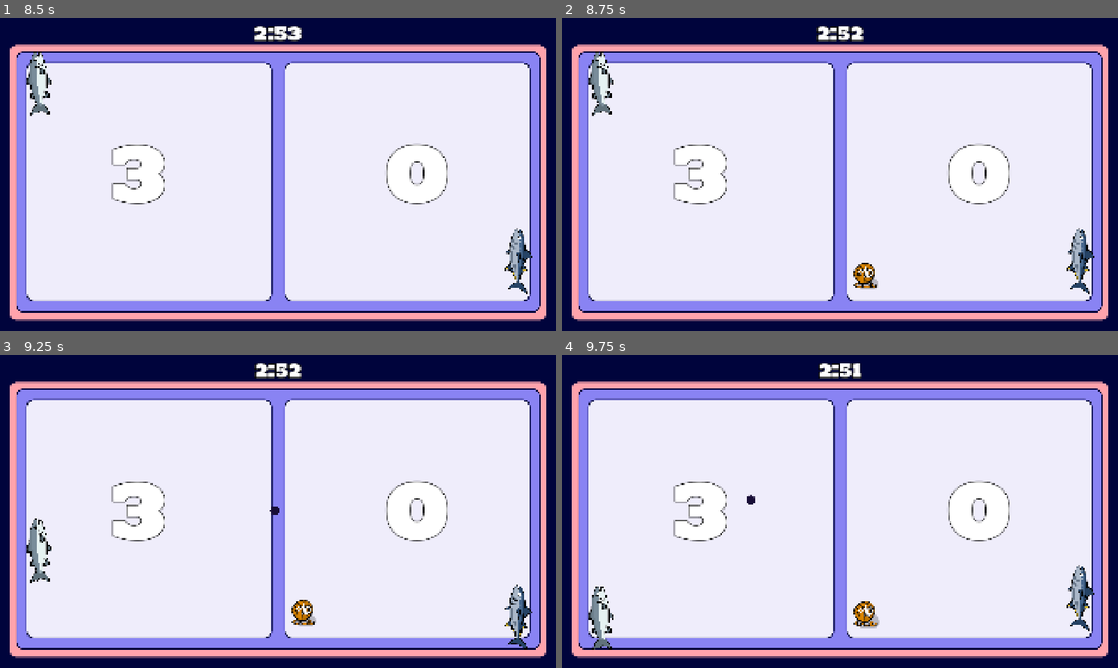
Above: before the commit, frames 1-4 (two rows, left to right).
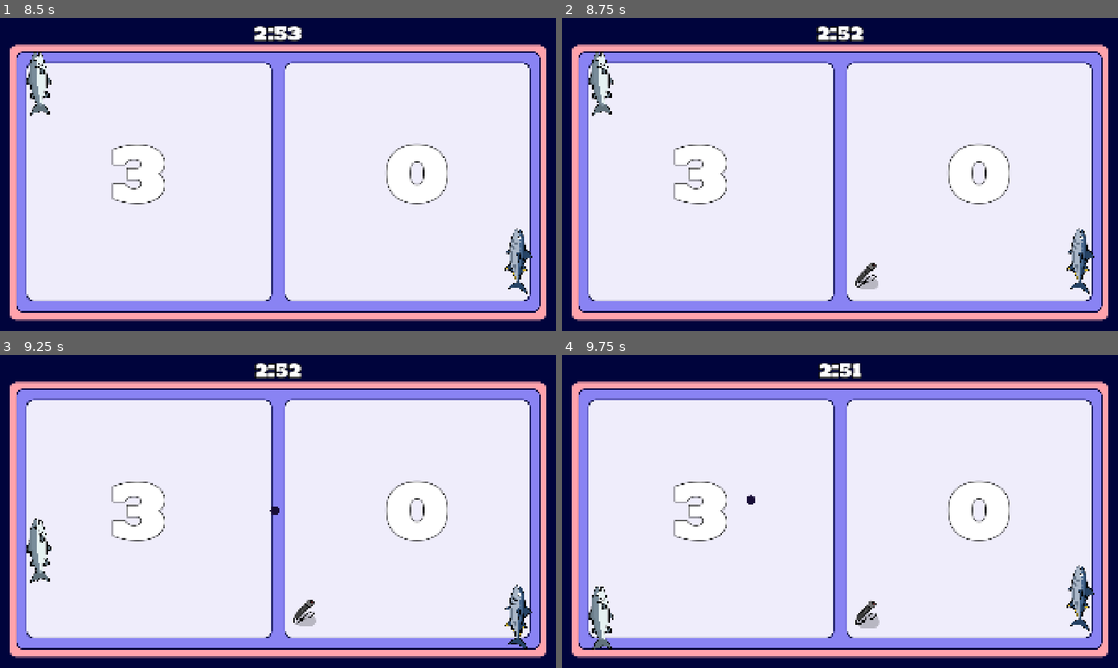
Above: after the commit, the same moments.

Repository: Jurinich/GDSG-WS-semester-project
Game: Godot game, scene res://scenes/main_menu.tscn
The game is run twice, just before and just after one commit, with the same random seed, the same clock (stepped at 60 frames per second) and the same inputs.
Inputs (mouse positions are in pixels of both pictures, inside the frame that each line leads up to):
- Up to frame 1 (8.5 s): click "Start Game" at 0.5 s; tap Enter at 1.25 s; move the mouse to (400, 158) at 1.27 s; hold W (upP1) 1.28-2.03 s; hold Down (downP2) 1.28-2.03 s; move the mouse to (166, 190) at 2.02 s; hold S (downP1) 2.03-2.78 s; tap Up (upP2) every 1.5 s from 2.1 to 8.1 s; move the mouse to (333, 105) at 2.77 s; hold Down (downP2) 2.78-3.53 s; hold W (upP1) 2.78-4.28 s; move the mouse to (250, 237) at 3.52 s; move the mouse to (444, 221) at 4.27 s; hold Down (downP2) 4.28-5.03 s; hold S (downP1) 4.28-6.53 s; move the mouse to (111, 127) at 5.02 s; move the mouse to (305, 174) at 5.77 s; hold Down (downP2) 5.78-6.53 s; tap Space at 6.5 s; move the mouse to (194, 96) at 6.52 s; hold W (upP1) from 6.53 s (still down); move the mouse to (400, 158) at 7.27 s; hold Down (downP2) 7.28-8.03 s; move the mouse to (166, 190) at 8.02 s
- Up to frame 2 (8.75 s): keep holding W (upP1)
- Up to frame 3 (9.25 s): move the mouse to (333, 442) at 8.77 s; release W (upP1) at 8.78 s; hold S (downP1) from 8.78 s (still down); hold Down (downP2) from 8.78 s (still down)
- Up to frame 4 (9.75 s): keep holding S (downP1); move the mouse to (812, 574) at 9.52 s; release Down (downP2) at 9.53 s; tap Up (upP2) at 9.6 s

Frame 1 is identical in both runs. In frame 2, 0.3% of the frame differs, in the area x 52-57%, y 78-87%; in frame 3, 0.3%; in frame 4, 0.3%.

Commit message:
add laser pointer item

Diff:
--- /dev/null
+++ b/gdsg-semester-project-w-2025-/resources/LaserPointer.tres
@@ -0,0 +1,10 @@
+[gd_resource type="Resource" script_class="ItemData" format=3 uid="uid://sw61sqbvio2a"]
+
+[ext_resource type="Script" uid="uid://cjxfeo0s5d5yr" path="res://scripts/items/item_data.gd" id="1_s407s"]
+[ext_resource type="Texture2D" uid="uid://rgka0xr01tne" path="res://assets/sprites/Items/laser_pointer.png" id="2_s407s"]
+
+[resource]
+script = ExtResource("1_s407s")
+sprite = ExtResource("2_s407s")
+power_up_effect = "LaserPointer"
+metadata/_custom_type_script = "uid://cjxfeo0s5d5yr"
--- /dev/null
+++ b/gdsg-semester-project-w-2025-/resources/SplitAll2.tres
@@ -0,0 +1,10 @@
+[gd_resource type="Resource" script_class="ItemData" format=3 uid="uid://cdxv14p5rtxsw"]
+
+[ext_resource type="Script" uid="uid://cjxfeo0s5d5yr" path="res://scripts/items/item_data.gd" id="1_3eia4"]
+[ext_resource type="Texture2D" uid="uid://bseq8xtmi1txu" path="res://assets/sprites/Items/yarn_rainbow2.png" id="2_3eia4"]
+
+[resource]
+script = ExtResource("1_3eia4")
+sprite = ExtResource("2_3eia4")
+power_up_effect = "SplitBall2"
+metadata/_custom_type_script = "uid://cjxfeo0s5d5yr"
--- /dev/null
+++ b/gdsg-semester-project-w-2025-/resources/SplitAll3.tres
@@ -0,0 +1,10 @@
+[gd_resource type="Resource" script_class="ItemData" format=3 uid="uid://cgg4yxtv50a14"]
+
+[ext_resource type="Script" uid="uid://cjxfeo0s5d5yr" path="res://scripts/items/item_data.gd" id="1_shpuf"]
+[ext_resource type="Texture2D" uid="uid://dnngrilf5jx2v" path="res://assets/sprites/Items/yarn_rainbow3.png" id="2_shpuf"]
+
+[resource]
+script = ExtResource("1_shpuf")
+sprite = ExtResource("2_shpuf")
+power_up_effect = "SplitBall2"
+metadata/_custom_type_script = "uid://cjxfeo0s5d5yr"
--- /dev/null
+++ b/gdsg-semester-project-w-2025-/resources/laser_paths/path0.tres
@@ -0,0 +1,7 @@
+[gd_resource type="Curve2D" format=3 uid="uid://b5bevshirfuyp"]
+
+[resource]
+_data = {
+"points": PackedVector2Array(0, 0, 0, 0, 154, 907.53656, -321.43726, -30.95834, 321.43726, 30.95834, 638, 511.45068, -237.96182, -86.916885, 237.96182, 86.916885, 1082, 888.3091, 0, 0, 0, 0, 1499, 771.9829)
+}
+point_count = 4
--- /dev/null
+++ b/gdsg-semester-project-w-2025-/resources/laser_paths/path1.tres
@@ -0,0 +1,7 @@
+[gd_resource type="Curve2D" format=3 uid="uid://4mseojxd2b4i"]
+
+[resource]
+_data = {
+"points": PackedVector2Array(-75.16476, -200.14937, 75.16476, 200.14937, 121, 301.87125, -408.55255, 75.90423, 408.55255, -75.90423, 895, 492.2232, 0, 0, 0, 0, 1458, 689.3048)
+}
+point_count = 3
--- /dev/null
+++ b/gdsg-semester-project-w-2025-/resources/laser_paths/path2.tres
@@ -0,0 +1,7 @@
+[gd_resource type="Curve2D" format=3 uid="uid://dncmpt1r2j0or"]
+
+[resource]
+_data = {
+"points": PackedVector2Array(-204.95055, 74.030785, 0, 0, 343, 210.54079, 0, 0, 0, 0, 628, 754.67816, 0, 0, 0, 0, 885, 335.51932, 0, 0, 0, 0, 1022, 679.69104, 0, 0, 0, 0, 1300, 489.33908)
+}
+point_count = 5
--- /dev/null
+++ b/gdsg-semester-project-w-2025-/resources/laser_paths/path3.tres
@@ -0,0 +1,7 @@
+[gd_resource type="Curve2D" format=3 uid="uid://dwtg8lnqwkgu4"]
+
+[resource]
+_data = {
+"points": PackedVector2Array(-496.89038, 8.28561, 496.89038, -8.28561, 356, 757, -176.68106, 148.12892, 176.68106, -148.12892, 1383, 549)
+}
+point_count = 2
--- /dev/null
+++ b/gdsg-semester-project-w-2025-/resources/laser_paths/path4.tres
@@ -0,0 +1,7 @@
+[gd_resource type="Curve2D" format=3 uid="uid://d2r0k3a3uv8ic"]
+
+[resource]
+_data = {
+"points": PackedVector2Array(-459.79987, -43.070503, 0, 0, 197, 552.78973, 0, 0, 0, 0, 505, 857.54517, 0, 0, 0, 0, 1024, 871.0044, 0, 0, 233.74341, -156.50461, 1387, 700.84125)
+}
+point_count = 4
--- a/gdsg-semester-project-w-2025-/scenes/game.tscn
+++ b/gdsg-semester-project-w-2025-/scenes/game.tscn
@@ -27,6 +27,11 @@
 [ext_resource type="Resource" uid="uid://ckrkxy5ex4x7" path="res://resources/SplitBall10.tres" id="22_qnb83"]
 [ext_resource type="Resource" uid="uid://5m3rckxpy8ua" path="res://resources/SplitBall5.tres" id="22_sgl2t"]
 [ext_resource type="Script" uid="uid://bhm6sk7siveqy" path="res://scripts/items/split_ball.gd" id="23_bt5mj"]
+[ext_resource type="Resource" uid="uid://cdxv14p5rtxsw" path="res://resources/SplitAll2.tres" id="23_pr1ej"]
+[ext_resource type="Resource" uid="uid://cgg4yxtv50a14" path="res://resources/SplitAll3.tres" id="24_05nbr"]
+[ext_resource type="PackedScene" uid="uid://dbl6pvi0yn2rt" path="res://scenes/laser_pointer.tscn" id="24_m4url"]
+[ext_resource type="Resource" uid="uid://sw61sqbvio2a" path="res://resources/LaserPointer.tres" id="25_0sl42"]
+[ext_resource type="Script" uid="uid://cdl2ng8ia0gha" path="res://scripts/items/laser_pointer_item.gd" id="27_05nbr"]
 [ext_resource type="AudioStream" uid="uid://d0xwonisrdwb5" path="res://assets/sounds/Goal Sound.wav" id="28_sww3w"]
 [ext_resource type="Script" uid="uid://d3gneryhnu1kv" path="res://scripts/audioextension.gd" id="29_7025r"]
 [ext_resource type="AudioStream" uid="uid://cl1o4ab4wtbi" path="res://assets/sounds/border sound.wav" id="29_suyxu"]
@@ -101,6 +106,23 @@
 script = ExtResource("15_37s47")
 item = ExtResource("22_qnb83")
 weight = 5.0
+metadata/_custom_type_script = "uid://d2jgn4osg4v7x"
+
+[sub_resource type="Resource" id="Resource_0sl42"]
+script = ExtResource("15_37s47")
+item = ExtResource("23_pr1ej")
+weight = 5.0
+metadata/_custom_type_script = "uid://d2jgn4osg4v7x"
+
+[sub_resource type="Resource" id="Resource_oaba0"]
+script = ExtResource("15_37s47")
+item = ExtResource("24_05nbr")
+weight = 5.0
+metadata/_custom_type_script = "uid://d2jgn4osg4v7x"
+
+[sub_resource type="Resource" id="Resource_458eo"]
+script = ExtResource("15_37s47")
+item = ExtResource("25_0sl42")
 metadata/_custom_type_script = "uid://d2jgn4osg4v7x"
 
 [node name="Game" type="Node2D" unique_id=1886297339]
@@ -259,10 +281,15 @@
 [node name="ItemSpawner" type="Node2D" parent="." unique_id=1014848990]
 position = Vector2(960, 618)
 script = ExtResource("13_ca42v")
-item_drops = Array[ExtResource("15_37s47")]([SubResource("Re …(191 unchanged characters)… e_js0lu"), SubResource("Resource_sww3w")])
+item_drops = Array[ExtResource("15_37s47")]([SubResource("Re …(191 unchanged characters)… e_js0lu"), SubResource("Resource_sww3w"), SubResource("Resource_0sl42"), SubResource("Resource_oaba0"), SubResource("Resource_458eo")])
 item_scene = ExtResource("16_264po")
 
+[node name="LaserPointer" parent="." unique_id=274916930 instance=ExtResource("24_m4url")]
+
 [node name="ItemEffects" type="Node" parent="." unique_id=1580273483 groups=["item_effects"]]
+
+[node name="LaserPointer" type="Node" parent="ItemEffects" unique_id=335343451]
+script = ExtResource("27_05nbr")
 
 [node name="PawFrenzy" type="Node" parent="ItemEffects" unique_id=1745424071]
 script = ExtResource("18_ssvqc")
@@ -291,6 +318,15 @@
 [node name="SplitBall10" type="Node" parent="ItemEffects" unique_id=1048310688]
 script = ExtResource("23_bt5mj")
 split_amount = 10
+
+[node name="SplitAll2" type="Node" parent="ItemEffects" unique_id=1454796815]
+script = ExtResource("23_bt5mj")
+split_all_balls = true
+split_amount = 2
+
+[node name="SplitAll3" type="Node" parent="ItemEffects" unique_id=805975314]
+script = ExtResource("23_bt5mj")
+split_all_balls = true
 
 [node name="Goal Sound" type="AudioStreamPlayer" parent="." unique_id=125741821]
 stream = ExtResource("28_sww3w")
--- /dev/null
+++ b/gdsg-semester-project-w-2025-/scenes/laser_pointer.tscn
@@ -0,0 +1,53 @@
+[gd_scene format=3 uid="uid://dbl6pvi0yn2rt"]
+
+[ext_resource type="Script" uid="uid://coe5qldc6onim" path="res://scripts/laser_pointer.gd" id="1_0fpsi"]
+[ext_resource type="Curve2D" uid="uid://b5bevshirfuyp" path="res://resources/laser_paths/path0.tres" id="2_jt3tt"]
+[ext_resource type="Texture2D" uid="uid://be0mk7l1b1d18" path="res://assets/sprites/laser.png" id="2_mjepj"]
+[ext_resource type="PackedScene" uid="uid://cwwdjsm2bpjkx" path="res://scenes/kitten_paw.tscn" id="3_5pj8a"]
+[ext_resource type="Curve2D" uid="uid://4mseojxd2b4i" path="res://resources/laser_paths/path1.tres" id="3_nvrk8"]
+[ext_resource type="Curve2D" uid="uid://dncmpt1r2j0or" path="res://resources/laser_paths/path2.tres" id="4_scom1"]
+[ext_resource type="Curve2D" uid="uid://dwtg8lnqwkgu4" path="res://resources/laser_paths/path3.tres" id="5_kdy3q"]
+[ext_resource type="Curve2D" uid="uid://d2r0k3a3uv8ic" path="res://resources/laser_paths/path4.tres" id="6_myn0h"]
+
+[sub_resource type="Curve" id="Curve_mjepj"]
+_data = [Vector2(0, 0.50561804), 0.0, 0.40858018, 0, 0, Vector2(1, 1), 0.0, 0.0, 0, 0]
+point_count = 2
+
+[node name="LaserPointer" type="Node2D" unique_id=274916930]
+script = ExtResource("1_0fpsi")
+paths = Array[Curve2D]([ExtResource("2_jt3tt"), ExtResource("3_nvrk8"), ExtResource("4_scom1"), ExtResource("5_kdy3q"), ExtResource("6_myn0h")])
+
+[node name="Line" type="Line2D" parent="." unique_id=556823877]
+visible = false
+points = PackedVector2Array(0, 0, 0, 0)
+width = 20.0
+width_curve = SubResource("Curve_mjepj")
+default_color = Color(0.80784315, 0, 0, 0.5411765)
+begin_cap_mode = 2
+end_cap_mode = 2
+
+[node name="Sprite" type="Sprite2D" parent="." unique_id=2026829126]
+position = Vector2(0, -300)
+rotation = 1.5707964
+scale = Vector2(0.7, 0.7)
+texture = ExtResource("2_mjepj")
+
+[node name="Path" type="Path2D" parent="." unique_id=1196395452]
+curve = ExtResource("6_myn0h")
+
+[node name="Dot" type="PathFollow2D" parent="Path" unique_id=432045609]
+position = Vector2(197, 552.78973)
+rotates = false
+loop = false
+
+[node name="Kitty" type="PathFollow2D" parent="Path" unique_id=1858367327]
+position = Vector2(197, 552.78973)
+rotates = false
+loop = false
+
+[node name="PawWrapper" type="Node2D" parent="Path/Kitty" unique_id=1195941344]
+position = Vector2(0, -1000)
+
+[node name="Paw" parent="Path/Kitty/PawWrapper" unique_id=1350999620 instance=ExtResource("3_5pj8a")]
+position = Vector2(-150, -106)
+rotation = 2.1135938
--- a/gdsg-semester-project-w-2025-/scripts/ball.gd
+++ b/gdsg-semester-project-w-2025-/scripts/ball.gd
@@ -31,7 +31,7 @@
 		launch_ball()
 
 func launch_ball():
-	last_hit_by = null
+	last_hit_by = player_1
 	current_speed = BASE_SPEED
 	var direction = [-1, 1].pick_random()
 	velocity = Vector2(direction, randf_range(-0.5, 0.5)).normalized() * current_speed
@@ -53,6 +53,8 @@
 			if collider is CharacterBody2D:
 				fish_paddle_sound.play()
 				last_hit_by = collider
+				if collider.has_method("hit_animation"):
+					collider.hit_animation()
 
 
 		if check_velocity_threshold():
--- a/gdsg-semester-project-w-2025-/scripts/items/bigger_balls.gd
+++ b/gdsg-semester-project-w-2025-/scripts/items/bigger_balls.gd
@@ -1,5 +1,5 @@
 extends Node
 
-func apply_effect(player: CharacterBody2D, triggering_ball: Ball = null):
+func apply_effect(player: CharacterBody2D, _triggering_ball: Ball = null):
 	print(player.name, " used the Bigger Balls")
 	get_tree().call_group("balls", "scale_ball", 1.5)
--- a/gdsg-semester-project-w-2025-/scripts/items/collectible_item.gd
+++ b/gdsg-semester-project-w-2025-/scripts/items/collectible_item.gd
@@ -28,7 +28,7 @@
 
 func _on_body_entered(body: Node2D) -> void:
 	if body is Ball:
-		var player = player_1
+		var player = body.last_hit_by
 		var inventory: PlayerInventory = null
 		for child in player.get_children():
 			if child is PlayerInventory:
--- a/gdsg-semester-project-w-2025-/scripts/items/inventory.gd
+++ b/gdsg-semester-project-w-2025-/scripts/items/inventory.gd
@@ -27,7 +27,7 @@
 func cycle_item() -> void:
 	pass
 
-func use_item(triggering_ball: Ball = null) -> void:
+func use_item(_triggering_ball: Ball = null) -> void:
 	if items.size() > 0 and selected_index < items.size():
 		var item_to_use = items[selected_index]
 
@@ -45,6 +45,8 @@
 		return
 	var effects_hub = get_tree().get_first_node_in_group("item_effects")
 
+	print(get_parent().name)
+
 	if effects_hub != null:
 		var effect_node = effects_hub.get_node_or_null(item.power_up_effect)
 		if effect_node and effect_node.has_method("apply_effect"):
--- /dev/null
+++ b/gdsg-semester-project-w-2025-/scripts/items/laser_pointer_item.gd
@@ -0,0 +1,9 @@
+extends Node
+
+func apply_effect(player: CharacterBody2D, _triggering_ball: Ball = null):
+	print(player.name, " used the Laser Pointer")
+	print("isPlayer1 ", player.isP1)
+	print("player ", player)
+	var laser = get_tree().get_first_node_in_group("laser_pointer")
+	if laser and laser.has_method("activate"):
+		laser.activate(3, !player.isP1)
--- a/gdsg-semester-project-w-2025-/scripts/items/paw_frenzy.gd
+++ b/gdsg-semester-project-w-2025-/scripts/items/paw_frenzy.gd
@@ -1,6 +1,6 @@
 extends Node
 
-func apply_effect(player: CharacterBody2D, triggering_ball: Ball = null):
+func apply_effect(player: CharacterBody2D, _triggering_ball: Ball = null):
 	print(player.name, " used the Paw Frenzy")
 	var spawner = get_tree().get_first_node_in_group("kitten_spawner")
 	if spawner and spawner.has_method("activate_frenzy"):
--- a/gdsg-semester-project-w-2025-/scripts/items/smaller_balls.gd
+++ b/gdsg-semester-project-w-2025-/scripts/items/smaller_balls.gd
@@ -1,5 +1,5 @@
 extends Node
 
-func apply_effect(player: CharacterBody2D, triggering_ball: Ball = null):
+func apply_effect(player: CharacterBody2D, _triggering_ball: Ball = null):
 	print(player.name, " used the Smaller Balls")
 	get_tree().call_group("balls", "scale_ball", 0.66)
--- a/gdsg-semester-project-w-2025-/scripts/items/split_ball.gd
+++ b/gdsg-semester-project-w-2025-/scripts/items/split_ball.gd
@@ -3,7 +3,7 @@
 @export var split_all_balls: bool = false
 @export var split_amount: int = 3
 
-func apply_effect(player: CharacterBody2D, triggering_ball: Ball = null):
+func apply_effect(_player: CharacterBody2D, triggering_ball: Ball = null):
 	var spawner = get_tree().get_first_node_in_group("ball_spawner")
 	if not spawner: return
 
--- a/gdsg-semester-project-w-2025-/scripts/kitten_paw.gd
+++ b/gdsg-semester-project-w-2025-/scripts/kitten_paw.gd
@@ -1,3 +1,4 @@
+class_name KittenPaw
 extends Area2D
 
 @export var MIN_SWING_SPEED: float = 0.25
@@ -14,15 +15,20 @@
 
 var swing_duration: float = 0.0
 var swing_start_time: int = 0
+var attacking: bool = false
+
+var hit_direction: Vector2
+var hit_power: float
+
+const ARENA_TOP_Y = 217.0
+const ARENA_BOTTOM_Y = 1018.0
 
 func _ready():
 	body_entered.connect(_on_body_entered)
 
 func attack(ball_ref: CharacterBody2D):
+	attacking = true
 	target_ball = ball_ref
-
-	var ARENA_TOP_Y = 217.0
-	var ARENA_BOTTOM_Y = 1018.0
 
 	var actual_swing_speed = randf_range(MIN_SWING_SPEED, MAX_SWING_SPEED)
 	swing_duration = actual_swing_speed
@@ -82,23 +88,27 @@
 		.set_trans(Tween.TRANS_CUBIC).set_ease(Tween.EASE_IN).set_delay(0.1)
 	tween.chain().tween_callback(queue_free)
 
+func compute_hit_power():
+	hit_direction = swing_direction
+	var time_elapsed_sec = (Time.get_ticks_msec() - swing_start_time) / 1000.0
+
+	if time_elapsed_sec >= (swing_duration * 0.9):
+		hit_power = current_boost_power * 0.1
+		print("Late Hit! Reduced power.")
+	else:
+		hit_power = current_boost_power
+
+	var is_top_attack = global_position.y < 617
+	if is_top_attack:
+		if hit_direction.y < 0: hit_direction.y = 0.5
+	else:
+		if hit_direction.y > 0: hit_direction.y = -0.5
+
 func _on_body_entered(body):
-	if body == target_ball:
-		var new_dir = swing_direction
-
-		var time_elapsed_sec = (Time.get_ticks_msec() - swing_start_time) / 1000.0
-
-		var effective_power = current_boost_power
-
-		if time_elapsed_sec >= (swing_duration * 0.9):
-			effective_power = current_boost_power * 0.1
-			print("Late Hit! Reduced power.")
-
-		var is_top_attack = global_position.y < 617
-		if is_top_attack:
-			if new_dir.y < 0: new_dir.y = 0.5
-		else:
-			if new_dir.y > 0: new_dir.y = -0.5
-
-		if body.has_method("paw_hit"):
-			body.paw_hit(new_dir, effective_power)
+	if attacking:
+		if body == target_ball:
+			compute_hit_power()
+			body.paw_hit(hit_direction, hit_power)
+	elif body.has_method("paw_hit"):
+		if hit_power != 0 && hit_direction.length() > 0:
+			body.paw_hit(hit_direction, hit_power)
--- /dev/null
+++ b/gdsg-semester-project-w-2025-/scripts/laser_pointer.gd
@@ -0,0 +1,144 @@
+extends Node2D
+
+@onready var path: Path2D = $"Path"
+@onready var dot: PathFollow2D = $"Path/Dot"
+@onready var kitty: PathFollow2D = $"Path/Kitty"
+@onready var paw: KittenPaw = $"Path/Kitty/PawWrapper/Paw"
+@onready var paw_wrapper: Node2D = $"Path/Kitty/PawWrapper"
+@onready var line: Line2D = $"Line"
+@onready var sprite: Sprite2D = $"Sprite"
+
+@export var paths: Array[Curve2D]
+
+@export var PAW_SPEED_MIN: float = 0.9
+@export var PAW_SPEED_MAX: float = 1.5
+@export var PAW_ROTATION_MIN: float = -0.3
+@export var PAW_ROTATION_MAX: float = 0.5
+@export var PAW_ROTATION_DURATION: float = 0.3
+@export var PAW_HIDE_DURATION: float = 0.5
+@export var PAW_TIMER_MIN: float = 0.3
+@export var PAW_TIMER_MAX: float = 0.7
+
+@export var POINTER_OFFSET: Vector2 = Vector2(400, 20)
+@export var SPEED: float = 800
+@export var SPAWN_DURATION: float = 0.3
+@export var ROTATION_DURATION: float = 0.2
+
+var kitty_speed_modifier: float = 1.0
+var speed_timer: float = 0
+var paw_rotation: float = 0
+var laser_on: bool = false
+var path_counter: int
+var flip: bool = true
+
+var pointer_position: Vector2 = POINTER_OFFSET
+var pointer_hidden_óffset: Vector2 = Vector2(0, -300)
+
+const ARENA_CENTER_X = 960
+const ARENA_CENTER_Y = 540
+
+func _ready() -> void:
+	add_to_group("laser_pointer")
+	turn_off_laser()
+
+func activate(counter: int, right_player: bool) -> void:
+	if path_counter <= 0:
+		flip = right_player
+		paw_wrapper.scale.x = -1 if flip else 1
+		pointer_position = flip_point(POINTER_OFFSET) if flip else POINTER_OFFSET
+		sprite.position = pointer_position + pointer_hidden_óffset
+		var tween = create_tween().set_trans(Tween.TRANS_CUBIC)
+		tween.chain().tween_property(sprite, "position", pointer_position, SPAWN_DURATION)
+		tween.chain().tween_callback(line.set_point_position.bind(0, pointer_position))
+		tween.chain().tween_callback(start_next_path)
+	path_counter = counter
+
+func deactivate() -> void:
+	var tween = create_tween().set_trans(Tween.TRANS_CUBIC)
+	var hide_position = pointer_position + pointer_hidden_óffset
+	tween.chain().tween_property(sprite, "position", hide_position, SPAWN_DURATION)
+
+func flip_point(vector: Vector2) -> Vector2:
+	return Vector2(2.0 * ARENA_CENTER_X - vector.x, vector.y)
+
+func flip_curve(curve: Curve2D) -> Curve2D:
+	var new_curve = Curve2D.new()
+
+	for i in range(curve.point_count):
+		var pos = flip_point(curve.get_point_position(i))
+		var in_handle = -1 * curve.get_point_in(i)
+		var out_handle = -1 * curve.get_point_out(i)
+		new_curve.add_point(pos, in_handle, out_handle)
+
+	return new_curve
+
+func hide_paw() -> void:
+	paw.hit_power = 0
+	var hide_y = 1.5 * ARENA_CENTER_Y
+	if paw_wrapper.global_position.y < ARENA_CENTER_Y:
+		hide_y *= -1.5
+	var tween = create_tween().set_trans(Tween.TRANS_CUBIC)
+	tween.chain().tween_property(paw_wrapper, "position", Vector2(0, hide_y), PAW_HIDE_DURATION)
+	tween.chain().tween_callback(start_next_path)
+
+func start_next_path() -> void:
+	if path_counter <= 0:
+		deactivate()
+	else:
+		path_counter = path_counter - 1
+		path.curve = paths.pick_random()
+		if flip:
+			path.curve = flip_curve(path.curve)
+		kitty.progress = 0
+		dot.progress = 0
+		var hidden_y = 1.5 * ARENA_CENTER_Y
+		if path.curve.get_point_position(0).y < ARENA_CENTER_Y:
+			hidden_y *= -1.5
+		paw_wrapper.position.y = hidden_y
+		var direction = dot.global_position - sprite.global_position
+		var tween = create_tween().set_trans(Tween.TRANS_CUBIC)
+		tween.chain().tween_property(sprite, "rotation", direction.angle(), ROTATION_DURATION)
+		tween.chain().tween_callback(turn_on_laser)
+		tween.chain().tween_property(paw_wrapper, "position", Vector2(0, 0), PAW_HIDE_DURATION)
+
+func turn_on_laser():
+	line.set_point_position(1, dot.global_position)
+	laser_on = true
+	line.show()
+
+func turn_off_laser():
+	laser_on = false
+	line.hide()
+
+func update_paw(delta: float) -> void:
+	speed_timer = speed_timer - delta
+	if speed_timer <= 0:
+		speed_timer = randf_range(PAW_TIMER_MIN, PAW_TIMER_MAX)
+		randomize_paw()
+	var last_position = kitty.position
+	if paw_wrapper.position.length() == 0:
+		kitty.progress += (delta * SPEED * kitty_speed_modifier)
+		if kitty.progress > dot.progress:
+			kitty.progress = dot.progress
+	paw.hit_direction = kitty.position - last_position
+
+func randomize_paw() -> void:
+	kitty_speed_modifier = randf_range(PAW_SPEED_MIN, PAW_SPEED_MAX)
+	var weight = inverse_lerp(PAW_SPEED_MIN, PAW_SPEED_MAX, kitty_speed_modifier)
+	paw.hit_power = lerp(paw.MIN_BOOST_POWER, paw.MAX_BOOST_POWER, weight)
+	paw_rotation = randf_range(PAW_ROTATION_MIN, PAW_ROTATION_MAX)
+	var tween = create_tween().set_parallel(true).set_ease(Tween.EASE_IN_OUT)
+	tween.tween_property(kitty, "rotation", paw_rotation, PAW_ROTATION_DURATION)
+
+func update_laser(delta: float) -> void:
+	line.set_point_position(1, dot.global_position)
+	sprite.look_at(line.get_point_position(1))
+	dot.progress += (delta * SPEED)
+
+func _process(delta: float) -> void:
+	if laser_on:
+		update_paw(delta)
+		update_laser(delta)
+		if kitty.progress_ratio >= 1:
+			turn_off_laser()
+			hide_paw()
--- a/gdsg-semester-project-w-2025-/scripts/playerMovement.gd
+++ b/gdsg-semester-project-w-2025-/scripts/playerMovement.gd
@@ -7,11 +7,11 @@
 var fixed_x: float
 var arcade_input: float
 var device_id_cur: int
+var paddle: CollisionShape2D
 
 func _ready():
 	fixed_x = global_position.x
 
-	var paddle: CollisionShape2D
 	if (isP1):
 		paddle = paddles[GameManager.left_player_paddle].instantiate()
 		device_id_cur = GameManager.arcade_p1_id
Binary file added: gdsg-semester-project-w-2025-/assets/sprites/Items/laser_pointer.png
Not shown, added: gdsg-semester-project-w-2025-/assets/sprites/Items/laser_pointer.png.import
Binary file added: gdsg-semester-project-w-2025-/assets/sprites/Items/yarn_rainbow2.png
Not shown, added: gdsg-semester-project-w-2025-/assets/sprites/Items/yarn_rainbow2.png.import
Binary file added: gdsg-semester-project-w-2025-/assets/sprites/Items/yarn_rainbow3.png
Not shown, added: gdsg-semester-project-w-2025-/assets/sprites/Items/yarn_rainbow3.png.import
Binary file added: gdsg-semester-project-w-2025-/assets/sprites/laser.png
Not shown, added: gdsg-semester-project-w-2025-/assets/sprites/laser.png.import
Not shown, added: gdsg-semester-project-w-2025-/scripts/items/laser_pointer_item.gd.uid
Not shown, added: gdsg-semester-project-w-2025-/scripts/laser_pointer.gd.uid
